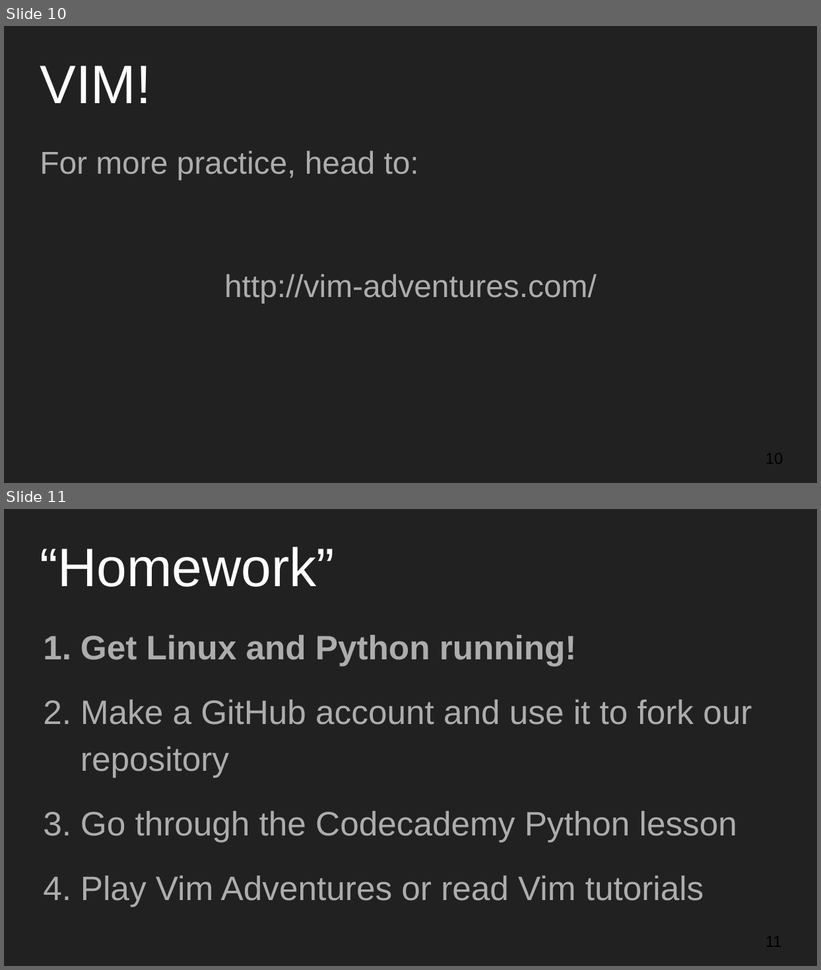
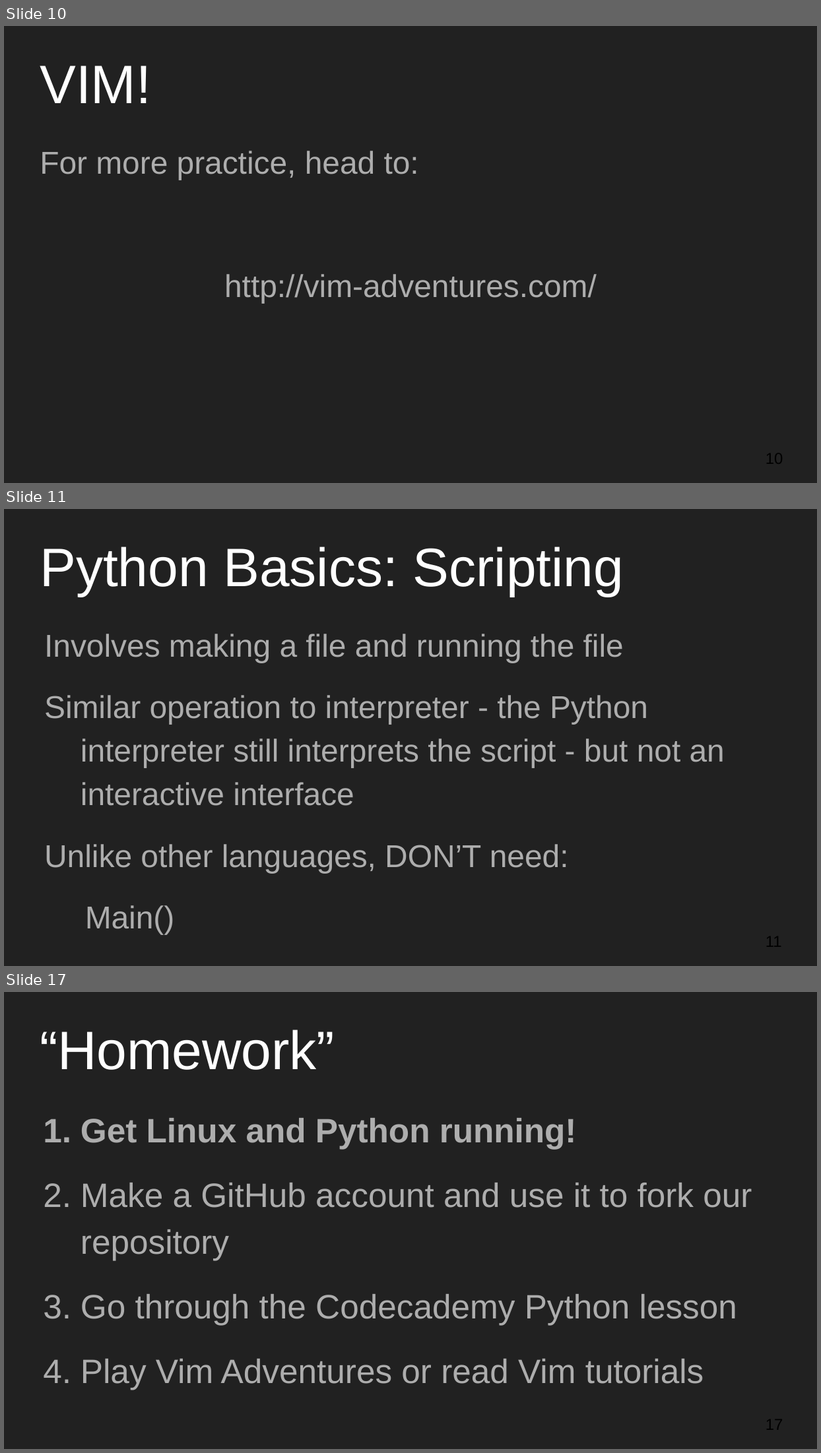
Before and after one commit to mseryn/beginner_programming_workshops, a slide deck: 26_9_2016/beginners_workshop_3.pptx. Shown one above the other, each under a label of ours: slides 10 and 11 before the commit, slides 10, 11 and 17 after it; the slides between them are not shown. The pictures are 821x970 and 821x1453 pixels, drawn with LibreOffice and Linux fonts; fonts in the diff are those of the drawing. Boxes give left, top, right and bottom in pixels: in the first picture for what was removed or moved away, otherwise in the second. Text is boxed around its words. In the diff, an @@ line names an element or a change of style, - is before the commit and + after.

Commit message:
updating presentations

```diff
--- a/26_9_2016/beginners_workshop_3.pptx
+++ b/26_9_2016/beginners_workshop_3.pptx
@@ slide 11 added at (4,509,817,966), background #212121 @@
@@ title added at (40,547,624,597), 48 pt, text #FFFFFF @@
+Python Basics: Scripting
@@ text added at (44,634,725,935), 28 pt, text #ADADAD @@
+Involves making a file and running the file
+Similar operation to interpreter - the Python interpreter still interprets the script - but not an interactive interface
+Unlike other languages, DON’T need:
+  Main()
+  Functions
+  Classes
@@ what was slide 11 is now slide 17 @@
```
Also in this commit, not shown: 5 other slides added, 1 other file.
